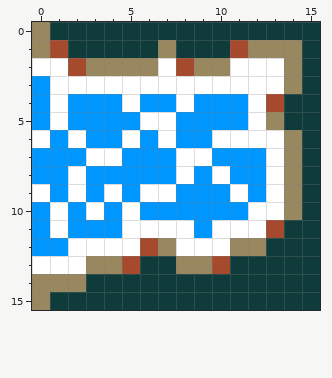
Edited in one commit: pixel-art file (ProjectMicro/Assets/Art/Tiles/Water_W.aseprite). Above: the version before the commit.
16x16 pixels, 1 frame.
Now the later version:
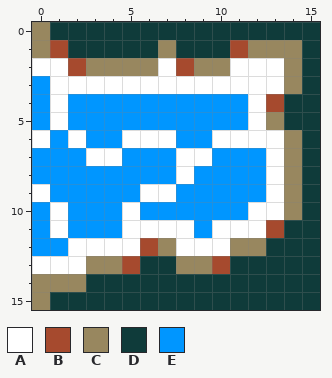
Palette (. is transparent): A #ffffff  B #a64a2e  C #98875f  D #0f3b3a  E #0096ff
The commit says: Make water tile cells bigger
From old to new:
Changed rows in their new state; - is an unchanged pixel.
first column x 2:
 4 ---E--E---
 5 ----EE----
 6 ----A-----
 8 E-------E-
 9 E-E------E
10 -E--------
Boxes around the changes in both pictures, in picture pixels (x1, y1, x2, y2):
changed: (68, 94, 248, 220)
